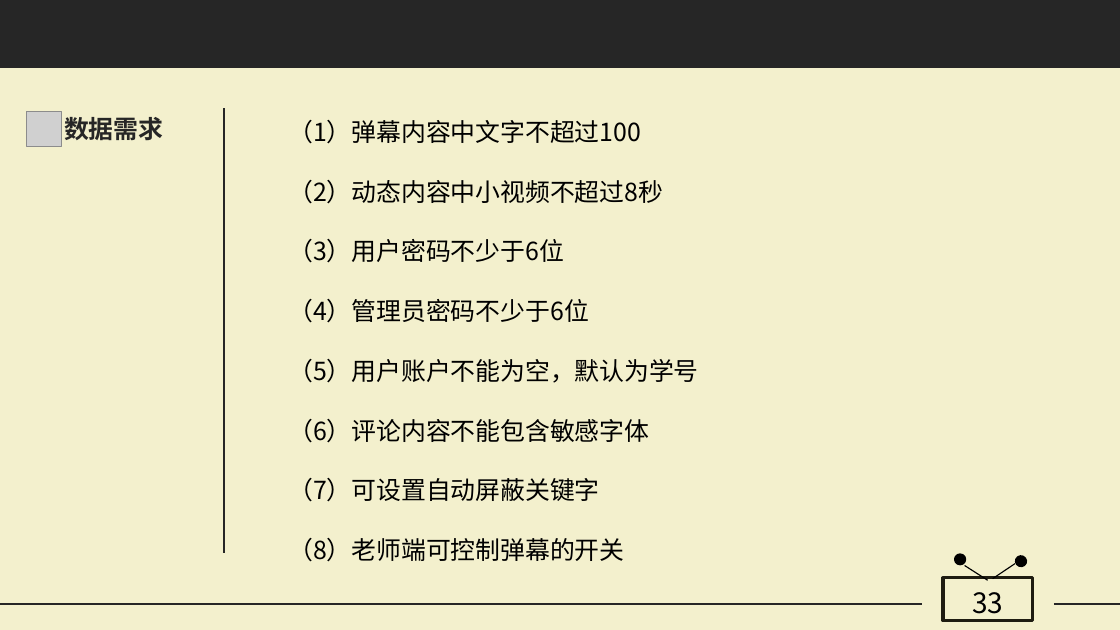
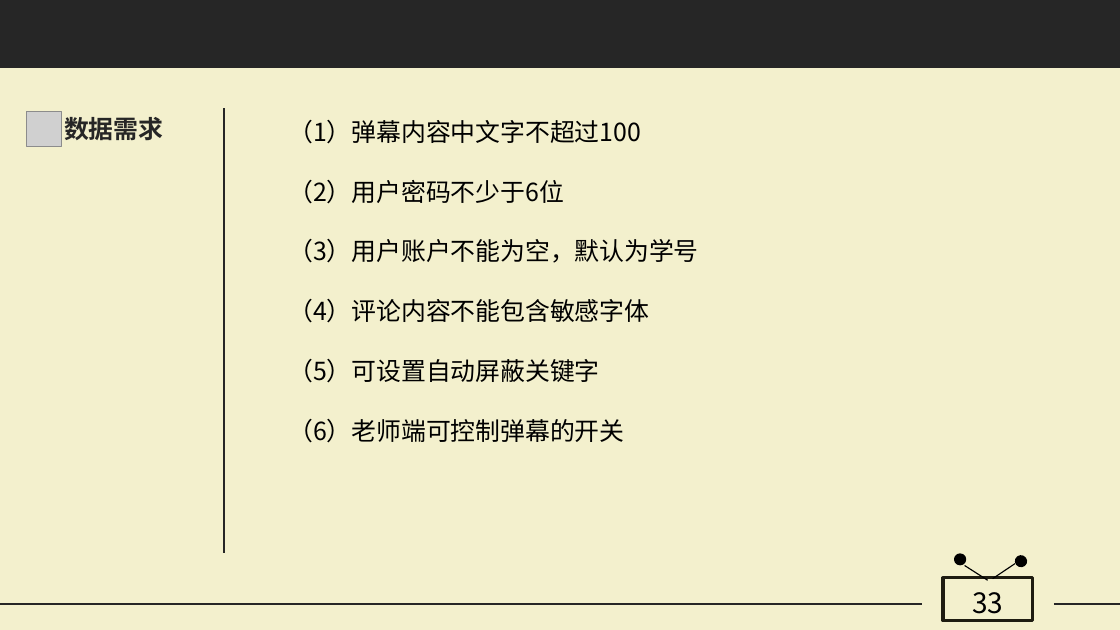
Before and after one commit to Belyenochi/Rest-room, a slide deck: slide 33 of G20爱弹幕需求规格说明书.pptx. Drawn at 1120x630 pixels with LibreOffice and Linux fonts; fonts in the diff are those of the drawing; grey boxes stand for pictures. Boxes give left, top, right and bottom in pixels: in the first picture for what was removed or moved away, otherwise in the second. Text is boxed around its words. In the diff, an @@ line names an element or a change of style, - is before the commit and + after.

```diff
--- a/G20爱弹幕需求规格说明书.pptx
+++ b/G20爱弹幕需求规格说明书.pptx
@@ text at bbox=[288, 180, 699, 443]: text changed @@
-（2）动态内容中小视频不超过8秒
-（3）用户密码不少于6位
-（4）管理员密码不少于6位
-（5）用户账户不能为空，默认为学号
-（6）评论内容不能包含敏感字体
-（7）可设置自动屏蔽关键字
-（8）老师端可控制弹幕的开关
+（2）用户密码不少于6位
+（3）用户账户不能为空，默认为学号
+（4）评论内容不能包含敏感字体
+（5）可设置自动屏蔽关键字
+（6）老师端可控制弹幕的开关
```
Also in this commit, not shown: 1 other slide changed, 31 other files.
